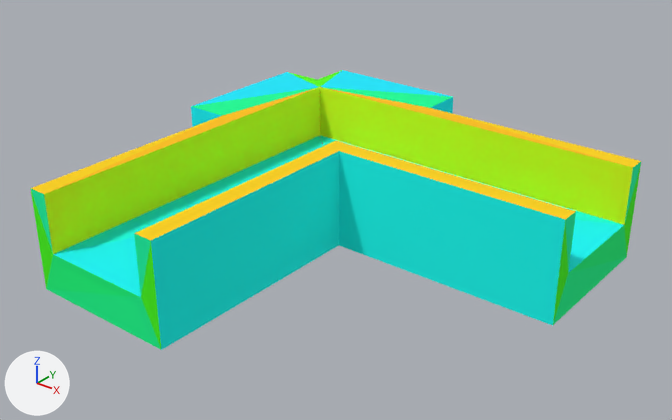
What one commit did to the OBJ model resources/shape-11.obj.
One viewpoint serves both versions: a camera (50 mm lens) standing at (0.945, -1.157, 0.663) and looking at (0.144, -0.156, 0.043). Every picture has the same lights, and +X, +Y and +Z are marked at lower left. Where no turn or scale is listed for an object, it has been applied to the vertices. Vertices at the same position are counted once.

Before the edit, the objects in view are built like this:
```python
ob_shape_11 = bpy.data.objects.new('shape-11', me_shape_11)
ob_shape_11.location = (0.0, 0.0, 0.0)
```
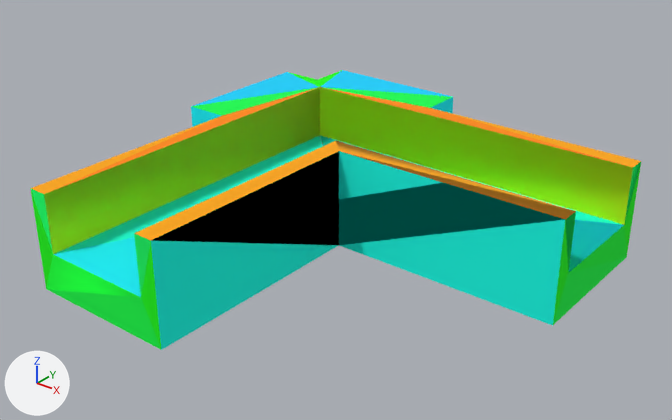
Commit message: initial shape models

Where the change shows, as pixel boxes (x1, y1, x2, y2) in the pictures (672 x 420 px):
'shape-11', surface changed, shading changed, recoloured: (30, 70, 641, 350) in both

Edits to the bpy script that builds the scene:
```text
Add img_shape_11_tex_png:
    img_shape_11_tex_png = load_image('shape-11_tex.png', 'shape-11_tex.png', 1024, 1024, 'sRGB')
Change mat_material_1:
    remove mat_material_1.base_color = (0.0, 1.0, 0.918)  # cyan #00fff6
    add mat_material_1.texture = img_shape_11_tex_png
Change mat_material_2:
    remove mat_material_2.base_color = (0.0, 0.953, 1.0)  # cyan #00faff
    add mat_material_2.texture = img_shape_11_tex_png
Change mat_material_3:
    remove mat_material_3.base_color = (1.0, 0.659, 0.0)  # yellow #ffd400
    add mat_material_3.texture = img_shape_11_tex_png
Change mat_material_4:
    remove mat_material_4.base_color = (1.0, 0.655, 0.0)  # yellow #ffd400
    add mat_material_4.texture = img_shape_11_tex_png
Change mat_material_5:
    remove mat_material_5.base_color = (0.0, 0.824, 0.996)  # cyan #00eaff
    add mat_material_5.texture = img_shape_11_tex_png
Change mat_material_6:
    remove mat_material_6.base_color = (0.0, 1.0, 0.31)  # green #00ff97
    add mat_material_6.texture = img_shape_11_tex_png
Change mat_material_8:
    remove mat_material_8.base_color = (0.0, 0.824, 1.0)  # cyan #00eaff
    add mat_material_8.texture = img_shape_11_tex_png
Change mat_material_9:
    remove mat_material_9.base_color = (0.102, 1.0, 0.0)  # green #5aff00
    add mat_material_9.texture = img_shape_11_tex_png
Change mat_material_11:
    remove mat_material_11.base_color = (1.0, 0.541, 0.0)  # yellow #ffc200
    add mat_material_11.texture = img_shape_11_tex_png
Change mat_material_12:
    remove mat_material_12.base_color = (0.0, 1.0, 0.396)  # green #00ffa9
    add mat_material_12.texture = img_shape_11_tex_png
Change mat_material_13:
    remove mat_material_13.base_color = (0.0, 1.0, 0.204)  # green #00ff7d
    add mat_material_13.texture = img_shape_11_tex_png
Change mat_material_14:
    remove mat_material_14.base_color = (0.0588, 1.0, 0.0)  # green #45ff00
    add mat_material_14.texture = img_shape_11_tex_png
Change mat_material_15:
    remove mat_material_15.base_color = (0.0, 1.0, 0.275)  # green #00ff8f
    add mat_material_15.texture = img_shape_11_tex_png
Change mat_material_16:
    remove mat_material_16.base_color = (0.0, 0.996, 0.204)  # green #00ff7d
    add mat_material_16.texture = img_shape_11_tex_png
Change mat_material_18:
    remove mat_material_18.base_color = (0.769, 1.0, 0.0)  # yellow #e3ff00
    add mat_material_18.texture = img_shape_11_tex_png
Change mat_material_19:
    remove mat_material_19.base_color = (0.0, 0.953, 0.996)  # cyan #00faff
    add mat_material_19.texture = img_shape_11_tex_png
Change mat_material_20:
    remove mat_material_20.base_color = (0.0, 1.0, 0.855)  # cyan #00ffee
    add mat_material_20.texture = img_shape_11_tex_png
Change me_shape_11:
    where me_shape_11.from_pydata(...)  # 40 vertices, 76 faces; spans x -0.2..0.5, y -0.5..0.2, z -0.038..0.125
    used by ob_shape_11; location = (0.0, 0.0, 0.0)
    me_shape_11 part 1: its shading normals changed
    me_shape_11 part 2: texture (UV) coordinates changed
    me_shape_11 part 3: vertex colours changed
```
